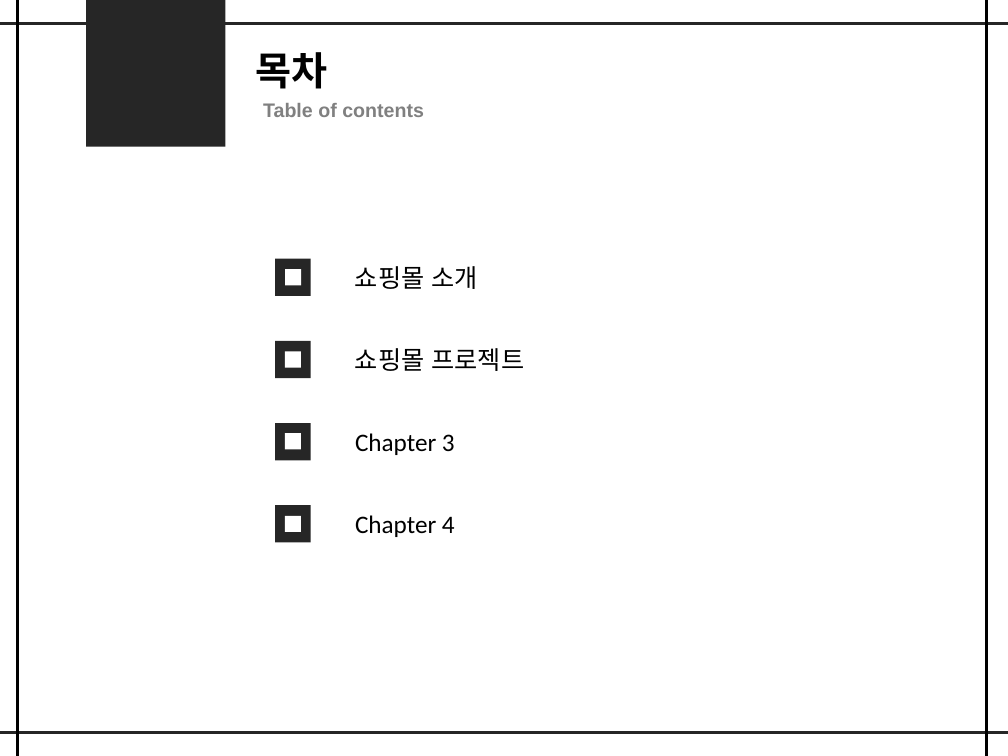
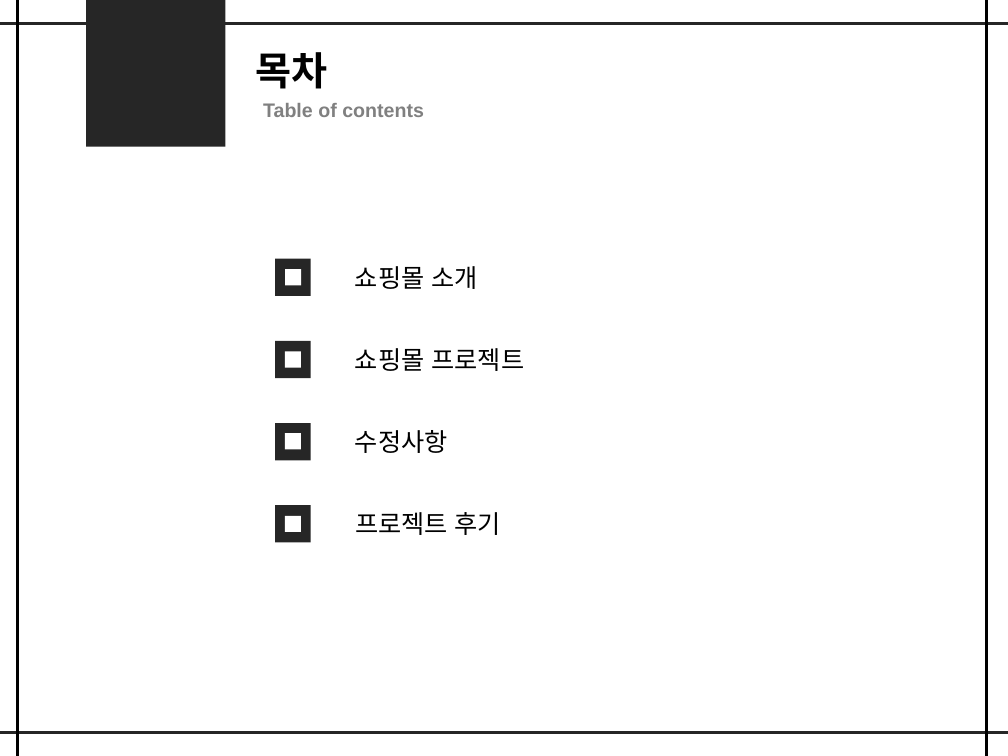
Before and after one commit to woo1038/shop, a slide deck: slide 2 of shop_ppt.pptx. Drawn at 1008x756 pixels with LibreOffice and Linux fonts; fonts in the diff are those of the drawing. Boxes give left, top, right and bottom in pixels: in the first picture for what was removed or moved away, otherwise in the second. Text is boxed around its words. In the diff, an @@ line names an element or a change of style, - is before the commit and + after.

```diff
--- a/shop_ppt.pptx
+++ b/shop_ppt.pptx
@@ text at (355,430,448,453): text changed @@
-Chapter 3
+수정사항
@@ text at (355,512,501,535): text changed @@
-Chapter 4
+프로젝트 후기
```
Also in this commit, not shown: 1 other slide changed, 8 slides added, 3 slides removed.
